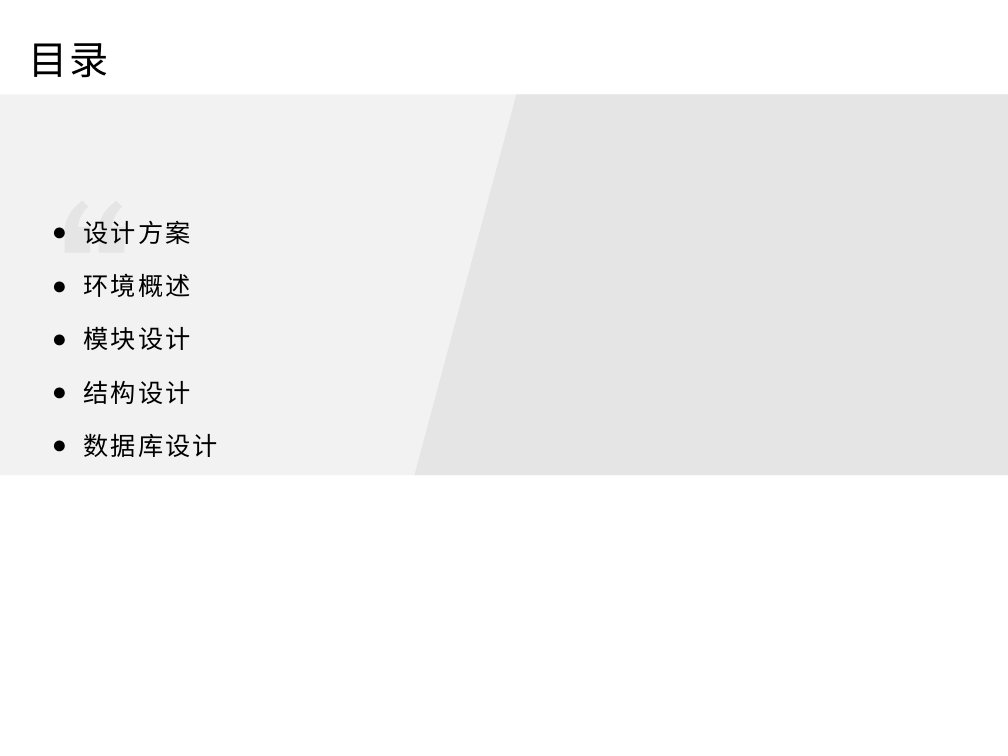
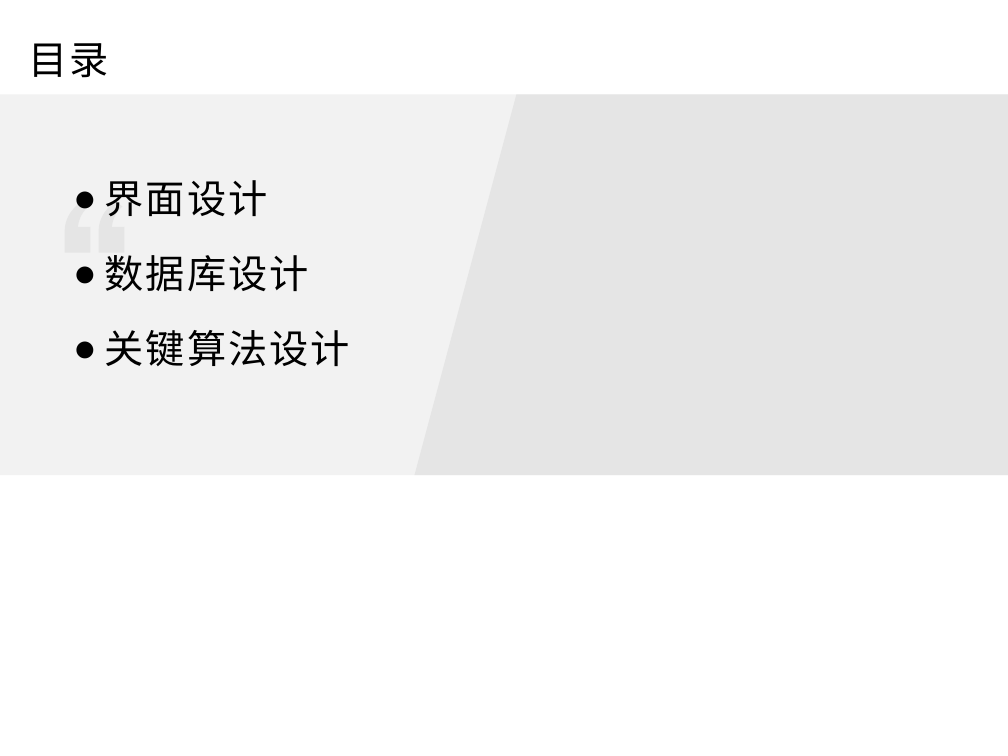
Before and after one commit to agukl/tankWar, a slide deck: slide 2 of 详细设计.pptx. Drawn at 1008x756 pixels with LibreOffice and Linux fonts; fonts in the diff are those of the drawing. Boxes give left, top, right and bottom in pixels: in the first picture for what was removed or moved away, otherwise in the second. Text is boxed around its words. In the diff, an @@ line names an element or a change of style, - is before the commit and + after.

```diff
--- a/详细设计.pptx
+++ b/详细设计.pptx
@@ text "界面设计": place and size @@
-text "界面设计" at [83,221,217,457]
+text "界面设计" at [105,180,350,366]
@@ text at [105,180,268,217]: text changed; size 18 to 28 pt @@
-● 设计方案
-● 环境概述
-● 模块设计
-● 结构设计
+● 界面设计
@@ text at [105,255,309,292]: size 18 to 28 pt in "数据库设计" @@
@@ text at [105,330,350,366]: paragraph added @@
+● 关键算法设计
```
Also in this commit, not shown: 3 other slides changed, 5 slides added, 5 slides removed, 1 other file.
